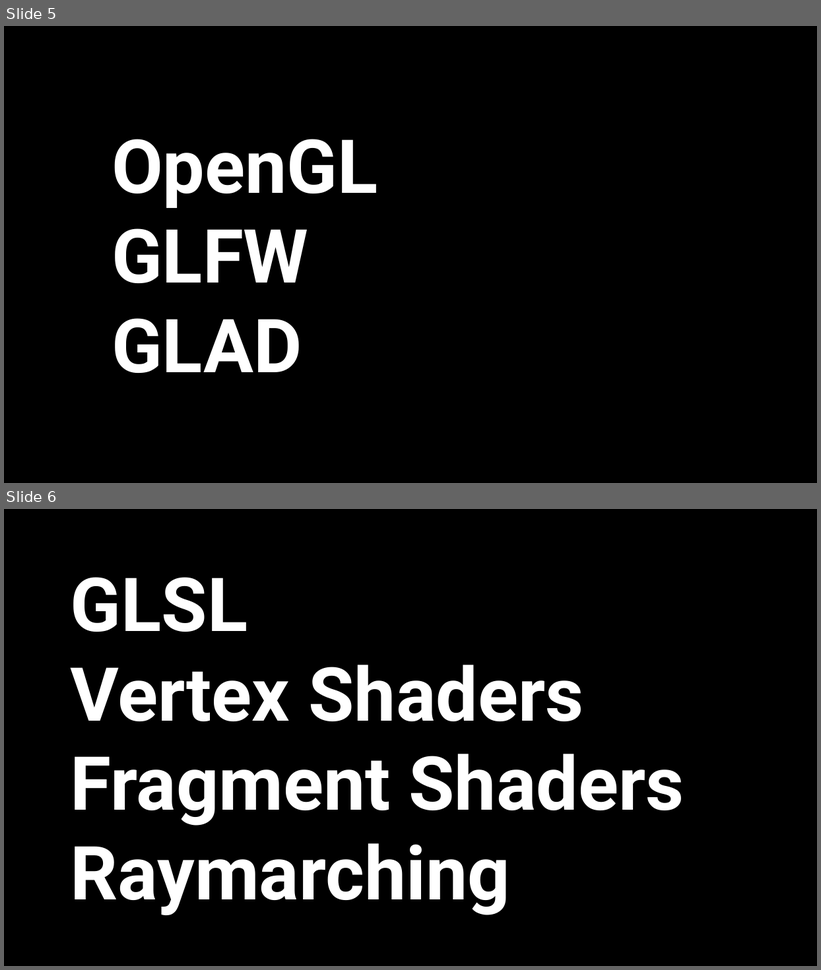
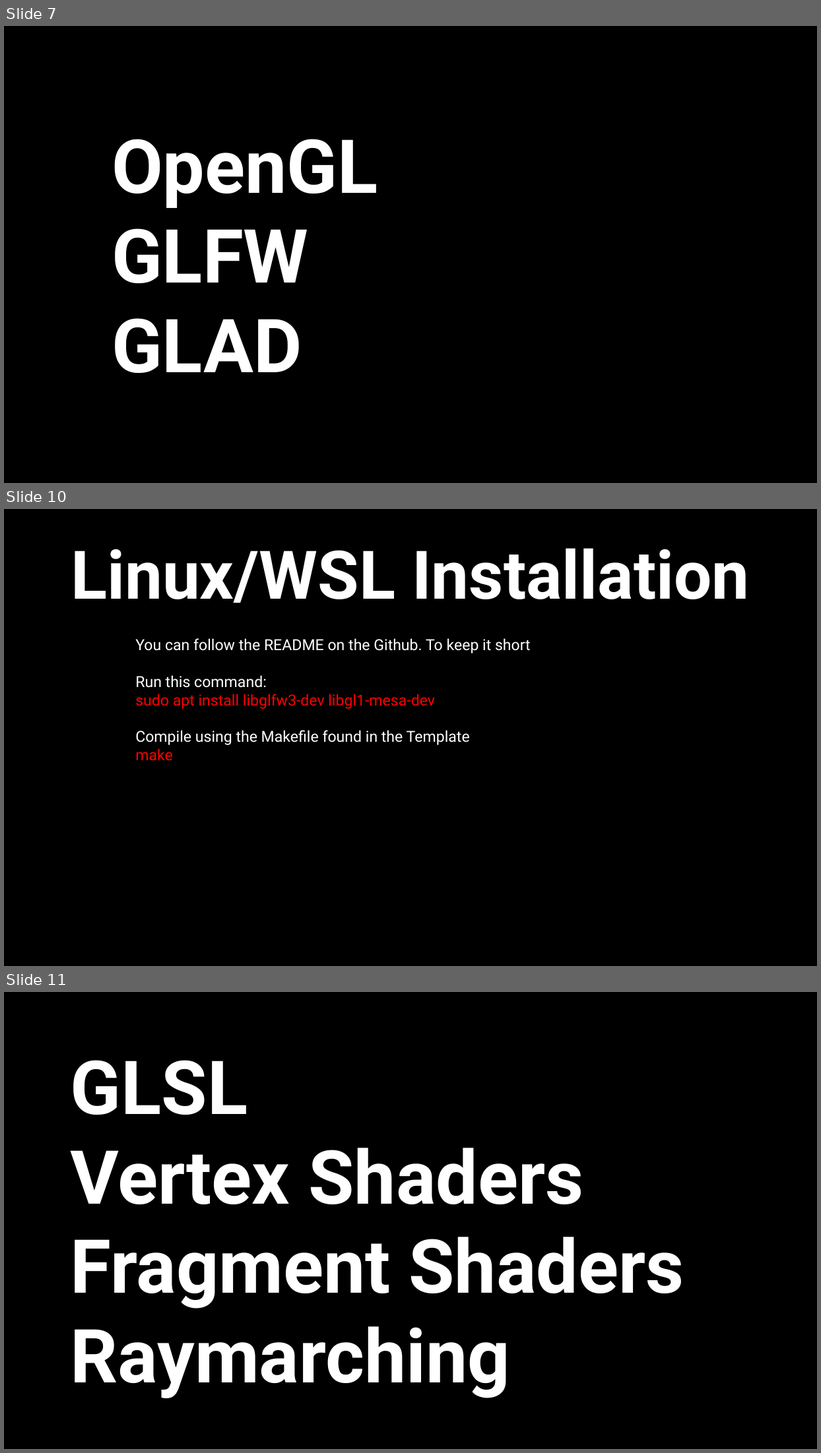
Before and after one commit to KnightHacks/workshops, a slide deck: 2024-2025/tech-exploration/graphics-shaders/GraphisWorkshop.pptx. Shown one above the other, each under a label of ours: slides 5 and 6 before the commit, slides 7, 10 and 11 after it; the slides between them are not shown. The pictures are 821x970 and 821x1453 pixels, drawn with LibreOffice and Linux fonts; fonts in the diff are those of the drawing; background and template pictures are left out. Boxes give left, top, right and bottom in pixels: in the first picture for what was removed or moved away, otherwise in the second. Text is boxed around its words. In the diff, an @@ line names an element or a change of style, - is before the commit and + after.

```diff
--- a/2024-2025/tech-exploration/graphics-shaders/GraphisWorkshop.pptx
+++ b/2024-2025/tech-exploration/graphics-shaders/GraphisWorkshop.pptx
@@ slide 10 added at [4,509,817,966], background #FFFFFF @@
@@ rectangle added at [4,509,817,966], fill #000000, outline #000000 1.5 pt @@
@@ title added at [71,548,749,603], 79.2 pt, text #FFFFFF, bold @@
+Linux/WSL Installation
@@ text added at [135,638,531,761], 18 pt, text #FFFFFF @@
+You can follow the README on the Github. To keep it short
+Run this command:
+sudo apt install libglfw3-dev libgl1-mesa-dev
+Compile using the Makefile found in the Template
+make
@@ what was slide 5 is now slide 7 @@
@@ what was slide 6 is now slide 11 @@
```
Also in this commit, not shown: 4 other slides added.
